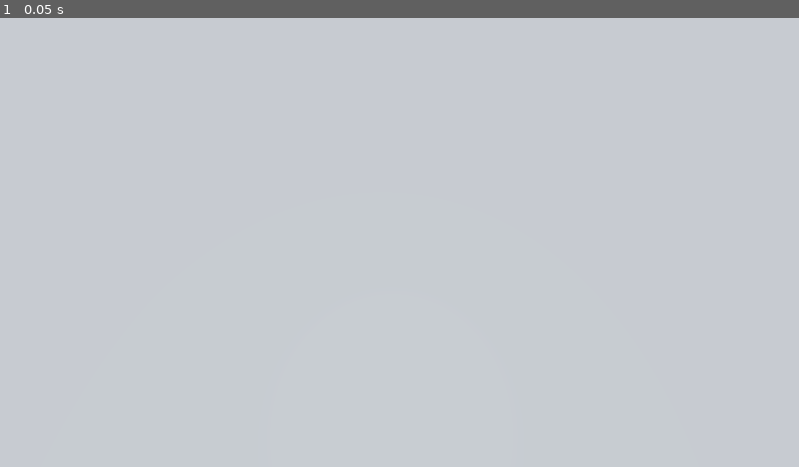
Above: before the commit, frame 1.
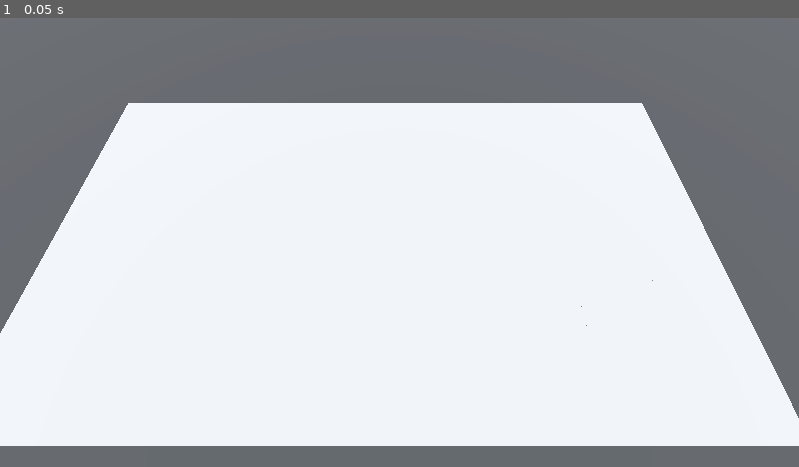
Above: after the commit, the same moment.

Repository: AlexanderMendivil/barbarian_blaster
Game: Godot game, scene res://BaseLevel.tscn
Two runs of this game, one before a commit and one after it. Both use one fixed random seed, a clock stepped at 60 frames per second and the inputs below. The project has no main scene, so this scene is started directly.
Inputs:
- Up to frame 1 (0.05 s): no input

The runs differ from the first frame. In frame 1, 100% of the frame differs, in the area x 0-100%, y 0-100%.

Commit message:
grid map path

Diff:
--- a/BaseLevel.tscn
+++ b/BaseLevel.tscn
@@ -1,4 +1,6 @@
-[gd_scene load_steps=4 format=3 uid="uid://bsmb5cowjy7pb"]
+[gd_scene load_steps=6 format=3 uid="uid://bsmb5cowjy7pb"]
+
+[ext_resource type="MeshLibrary" uid="uid://bbt1vnqt01aex" path="res://MeshLibraries/SpaceLibrary.tres" id="1_tr658"]
 
 [sub_resource type="ProceduralSkyMaterial" id="ProceduralSkyMaterial_4e8wf"]
 sky_horizon_color = Color(0.64625, 0.65575, 0.67075, 1)
@@ -13,6 +15,9 @@
 tonemap_mode = 2
 glow_enabled = true
 
+[sub_resource type="StandardMaterial3D" id="StandardMaterial3D_yahky"]
+albedo_color = Color(0.258824, 0.258824, 0.258824, 1)
+
 [node name="Node3D" type="Node3D"]
 
 [node name="WorldEnvironment" type="WorldEnvironment" parent="."]
@@ -20,12 +25,18 @@
 
 [node name="CSGBox3D" type="CSGBox3D" parent="."]
 transform = Transform3D(1, 0, 0, 0, 1, 0, 0, 0, 1, 0, -1, 0)
+material_override = SubResource("StandardMaterial3D_yahky")
 size = Vector3(100, 2, 100)
 
 [node name="GridMap" type="GridMap" parent="CSGBox3D"]
+mesh_library = ExtResource("1_tr658")
+cell_size = Vector3(4, 2, 4)
+data = {
+"cells": PackedInt32Array(65535, 65535, 655360, 65535, 65534, 655360, 65535, 0, 655360, 65535, 1, 655360, 65535, 2, 655360, 65534, 65535, 655360, 65533, 65535, 655360, 65532, 65535, 655360, 65531, 65535, 655360, 0, 65535, 655360, 1, 65535, 655360, 2, 65535, 655360, 3, 65535, 655360, 65531, 65534, 655360, 65531, 0, 655360, 65531, 1, 655360, 65531, 2, 655360, 65532, 65534, 655360, 65532, 0, 655360, 65532, 1, 655360, 65532, 2, 655360, 65533, 65534, 655360, 65533, 0, 655360, 65533, 1, 655360, 65533, 2, 655360, 65534, 65534, 655360, 65534, 0, 655360, 65534, 1, 655360, 65534, 2, 655360, 0, 65534, 655360, 0, 0, 655360, 0, 1, 655360, 0, 2, 655360, 1, 65534, 655360, 1, 0, 655360, 1, 1, 655360, 1, 2, 655360, 2, 65534, 655360, 2, 0, 655360, 2, 1, 655360, 2, 2, 655360, 3, 65534, 655360, 3, 0, 655360, 3, 1, 655360, 3, 2, 655360)
+}
 
 [node name="DirectionalLight3D" type="DirectionalLight3D" parent="."]
 transform = Transform3D(1, 0, 0, 0, 0.0326842, 0.999466, 0, -0.999466, 0.0326842, -57.7587, 16.7389, 0)
 
 [node name="Camera3D" type="Camera3D" parent="."]
-transform = Transform3D(1, 0, 0, 0, 0.422618, 0.906308, 0, -0.906308, 0.422618, 0, 14.5, 9.5)
+transform = Transform3D(1, 0, 0, 0, 0.422618, 0.906308, 0, -0.906308, 0.422618, -1, 14.5, 9.5)
Not shown: 4 places in MeshLibraries/SpaceLibrary.tres that only renumber resources
